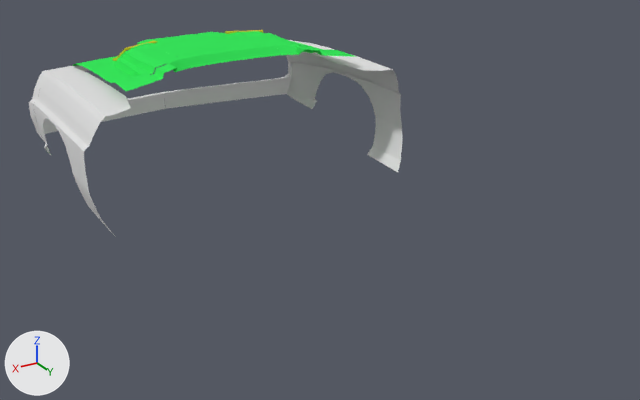
The Blender file Models/Vehicles/Land/Challenger70/challenger1970B.blend, before and after one commit.
Rendered twice from a camera (50 mm lens) standing at (9.45, 20.31, 6.93) and looking at (-0.78, 3.27, -1.6). Arrows for +X, +Y and +Z are at lower left; the lights stay in place.

Before the edit, the objects in view are built like this:
```python
me_plane = bpy.data.meshes.new('Plane')
me_plane.from_pydata(...)  # 296 vertices, 222 faces; spans x -1.1..26.6, y -1.1..21.7, z -2.5..0.4
me_plane_001 = bpy.data.meshes.new('Plane.001')
me_plane_001.from_pydata(...)  # 508 vertices, 394 faces, 2 loose edges; spans x -22.7..22.7, y -53.7..13.8, z -1.0..0.0
me_plane_001.materials.append(mat_hoodcolor)  # green #39e75c
ob_body = bpy.data.objects.new('Body', me_plane)
ob_body.location = (0.0, -4.38, 0.53)
ob_body.scale = (0.164, 0.297, 1.0)
_m = ob_body.modifiers.new('Mirror', 'MIRROR')
_m.use_mirror_merge = False
ob_hood = bpy.data.objects.new('Hood', me_plane_001)
ob_hood.parent = ob_challenger1970
ob_hood.matrix_parent_inverse = Matrix(((1.0, 0.0, 0.0, 0.0), (0.0, 1.0, 0.0, -6.061), (0.0, 0.0, 1.0, -1.279), (0.0, 0.0, 0.0, 1.0)))
ob_hood.location = (-0.00276, -0.000944, 1.511)
ob_hood.scale = (0.139, 0.0868, 1.0)
```
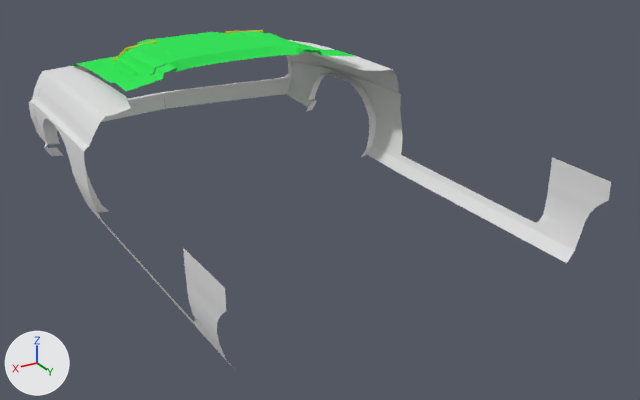
What differs and where, as boxes (x1, y1, x2, y2) in the pictures (640 x 400 px):
'Body', reshaped (55% wider, 65% taller): before (29, 40, 403, 236); after (29, 40, 611, 364)
part 1 of me_plane, added: after (43, 72, 611, 364)

Edits to the bpy script that builds the scene:
```text
Change me_plane:
    used by ob_body; location = (0.0, -4.38, 0.53); scale = (0.164, 0.297, 1.0)
    remove me_plane.from_pydata(...)  # 296 vertices, 222 faces; spans x -1.1..26.6, y -1.1..21.7, z -2.5..0.4
    add me_plane.from_pydata(...)  # 353 vertices, 265 faces; spans x -1.1..26.6, y -1.1..44.7, z -2.5..0.4
    me_plane part 1
    28 vertices are added at x 24.2..26.5, y 32.0..44.7, z -2.5..-0.4
    21 new vertices lie (-1.8, 0.4, 0.0) away from vertices in x 24.1..26.5, y 5.6..16.7, z -2.4..-0.6
    8 new vertices lie (0.0, 1.8, 0.0) away from vertices in x 24.2..26.5, y 39.0..39.1, z -2.5..-0.4
    43 new faces join them
```
